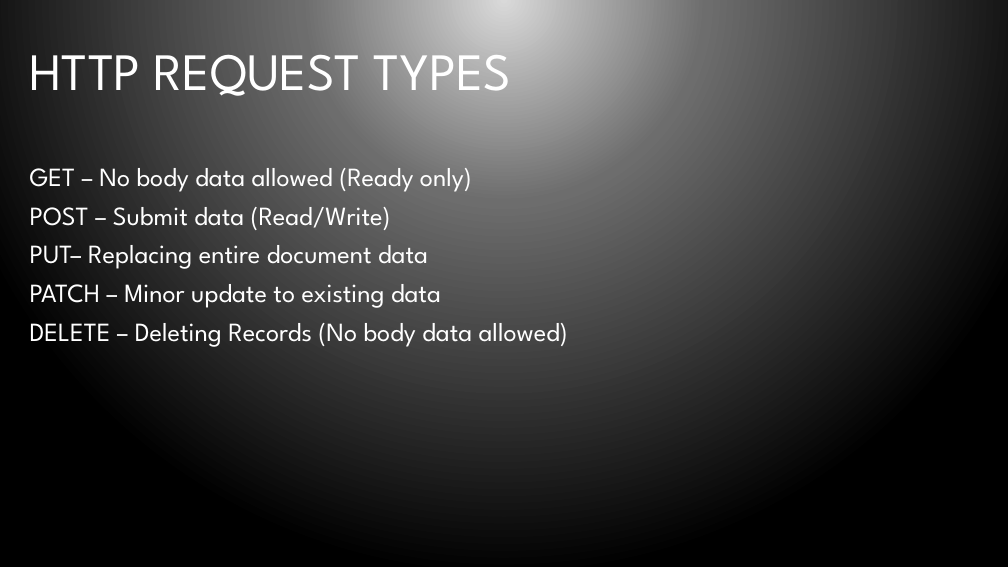
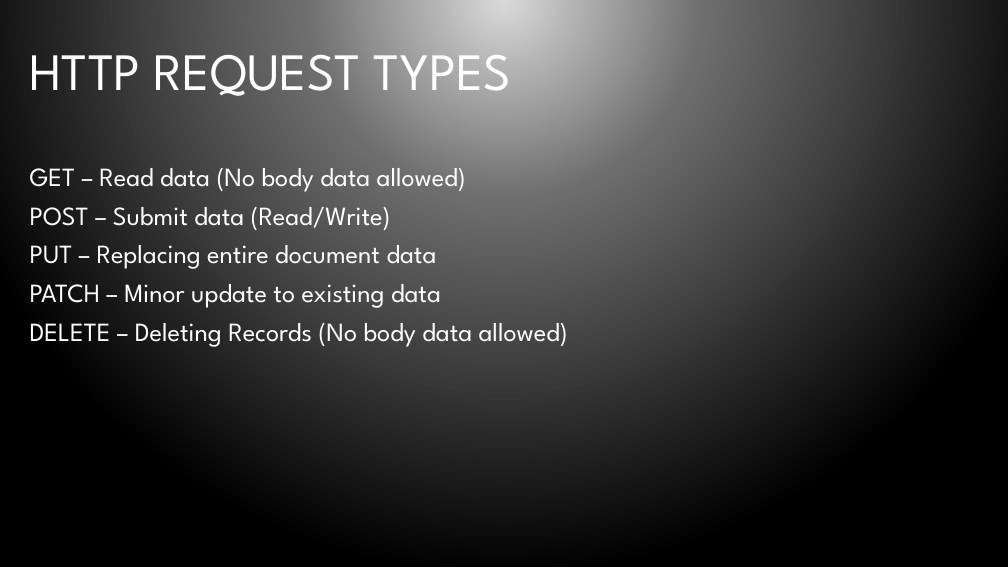
Before and after one commit to bleedingcode/domino-js-masterclass, a slide deck: slide 18 of presentation/8598 Domino and JS.pptx. Drawn at 1008x567 pixels with LibreOffice and Linux fonts; fonts in the diff are those of the drawing; background and template pictures are left out. Boxes give left, top, right and bottom in pixels: in the first picture for what was removed or moved away, otherwise in the second. Text is boxed around its words. In the diff, an @@ line names an element or a change of style, - is before the commit and + after.

```diff
--- a/presentation/8598 Domino and JS.pptx
+++ b/presentation/8598 Domino and JS.pptx
@@ text at [30, 168, 466, 192]: text changed @@
-GET – No body data allowed (Ready only)
+GET – Read data (No body data allowed)
@@ text at [30, 245, 437, 269]: spaces changed @@
-PUT– Replacing entire document data
+PUT – Replacing entire document data
```
Also in this commit, not shown: 19 other slides changed.
